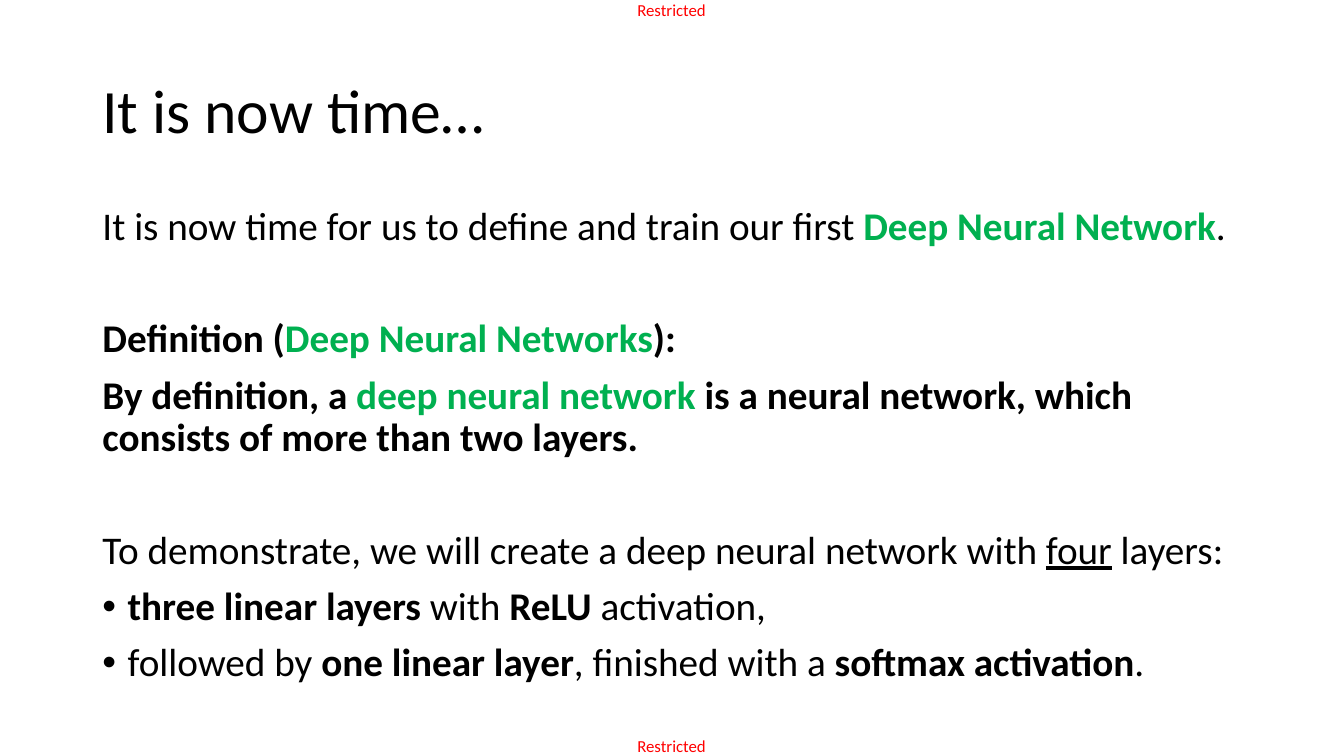
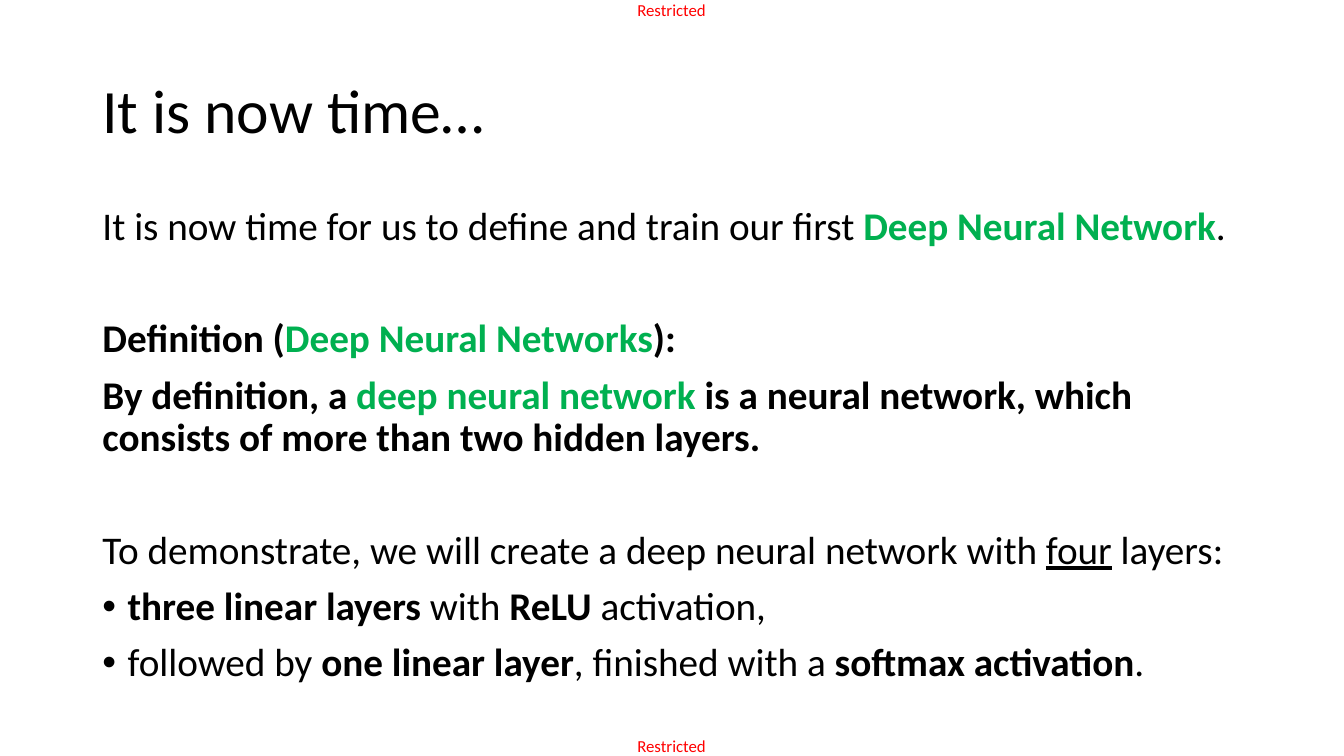
Before and after one commit to matthieudemari/SUTD_DL_50_039, a slide deck: slide 44 of W3/3. W3S3 final/W3S3.pptx (slide 42 before the commit). Drawn at 1344x756 pixels with LibreOffice and Linux fonts; fonts in the diff are those of the drawing. Boxes give left, top, right and bottom in pixels: in the first picture for what was removed or moved away, otherwise in the second. Text is boxed around its words. In the diff, an @@ line names an element or a change of style, - is before the commit and + after.

```diff
--- a/W3/3. W3S3 final/W3S3.pptx
+++ b/W3/3. W3S3 final/W3S3.pptx
@@ text at (102,381,1132,457): text changed @@
-By definition, a deep neural network is a neural network, which consists of more than two layers.
+By definition, a deep neural network is a neural network, which consists of more than two hidden layers.
```
Also in this commit, not shown: 11 other slides changed, 2 slides added, 10 other files.
